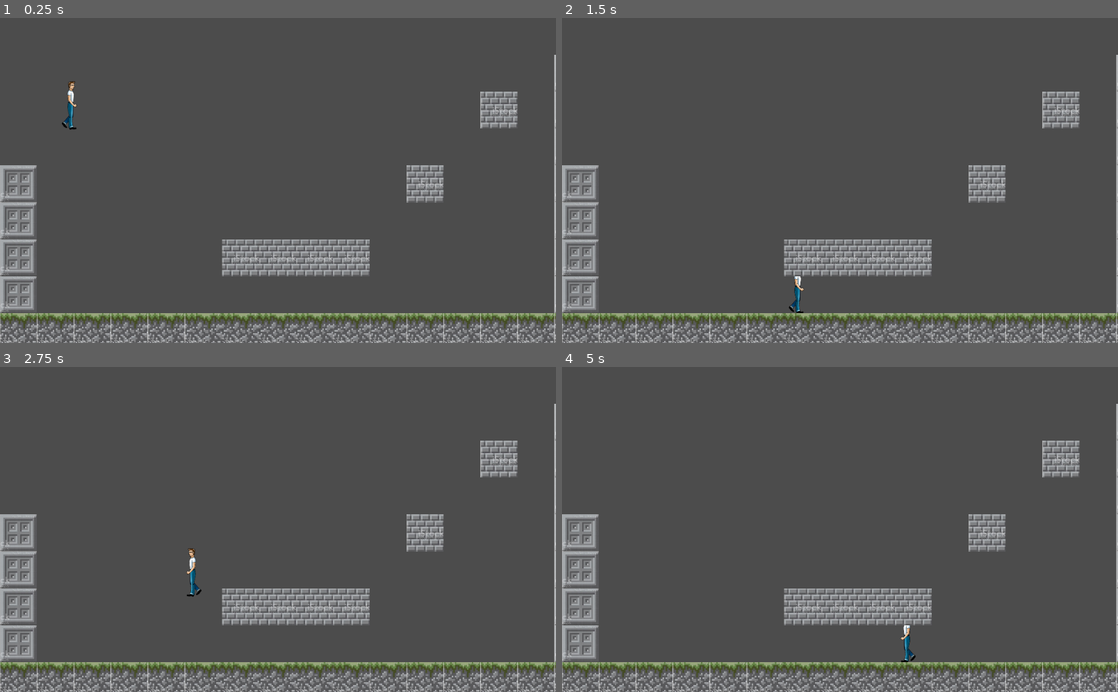
Above: before the commit, frames 1-4 (two rows, left to right).
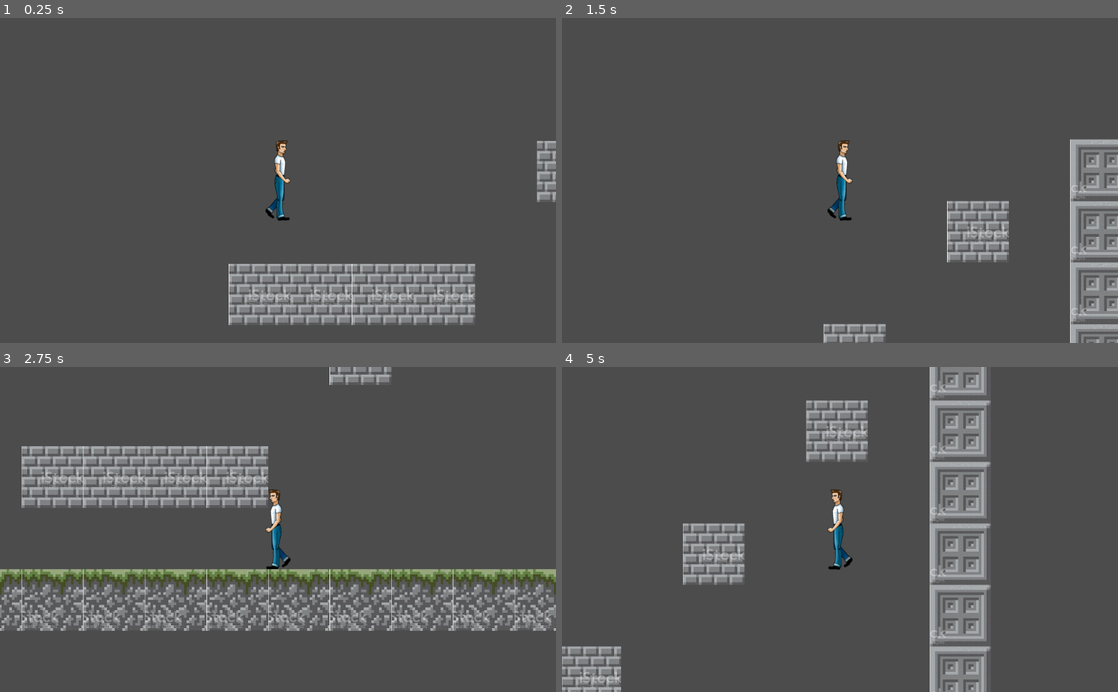
Above: after the commit, the same moments.

Repository: Florian-DELRIEU/Godot-Test
Game: Godot game, scene res://Scenes/scene01.tscn
Two runs of this game, one before a commit and one after it. Both use one fixed random seed, a clock stepped at 60 frames per second and the inputs below.
Inputs:
- Up to frame 1 (0.25 s): no input
- Up to frame 2 (1.5 s): hold Shift (Shift) 0.53-1.28 s; hold Right (ui_right) from 0.53 s (still down); tap Space (ui_select) at 0.77 s; tap Shift (Shift) at 1.35 s
- Up to frame 3 (2.75 s): tap Space (ui_select) at 1.52 s; release Right (ui_right) at 2.03 s; hold Left (ui_left) from 2.03 s (still down); hold Shift (Shift) from 2.03 s (still down)
- Up to frame 4 (5 s): release Left (ui_left) at 2.78 s; release Shift (Shift) at 2.78 s; hold Right (ui_right) 2.78-4.28 s; tap Shift (Shift) at 2.85, 4.35 s; tap Space (ui_select) at 3.02, 3.77, 4.52 s; hold Shift (Shift) 3.53-4.28 s; hold Left (ui_left) from 4.28 s (still down)

The runs differ from the first frame. In frame 1, 18% of the frame differs, in the area x 0-100%, y 11-100%; in frame 2, 18%; in frame 3, 28%, in the area x 0-100%, y 0-100%; in frame 4, 23%.

Commit message:
fix jump

Diff:
--- a/Codes/Player.gd
+++ b/Codes/Player.gd
@@ -32,6 +32,6 @@
 # Dir Y loop
 	if is_on_floor():
 		if jump: vel.y = -JUMP
-		elif vel.y > 0: vel.y = 0
+		else: vel.y = 0
 # Print on log
 	print(vel.x, " , ", vel.y, " , ", dirX)
--- a/Scenes/scene01.tscn
+++ b/Scenes/scene01.tscn
@@ -11,7 +11,7 @@
 [node name="scene01" type="Node2D"]
 
 [node name="Player" type="KinematicBody2D" parent="."]
-position = Vector2( 128, 128 )
+position = Vector2( 463, 283 )
 script = ExtResource( 2 )
 __meta__ = {
 "_edit_group_": true
@@ -27,6 +27,10 @@
 visible = false
 position = Vector2( -1, 0 )
 shape = SubResource( 1 )
+
+[node name="Camera2D" type="Camera2D" parent="Player"]
+current = true
+zoom = Vector2( 0.6, 0.6 )
 
 [node name="DebugNode" type="Node2D" parent="."]
 visible = false
